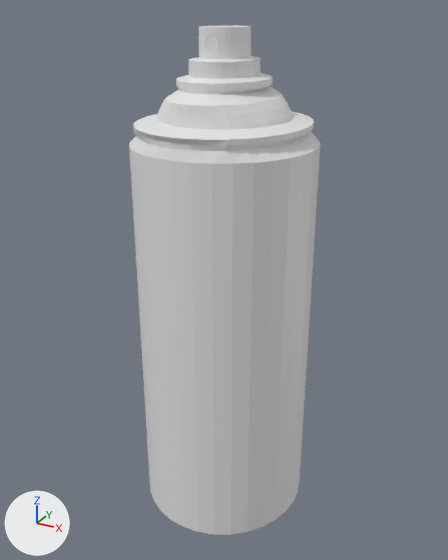
The Blender file ChristmasTreeGame/Assets/Liam's Stuff/Spray can.blend as it was, and as the next commit left it.
Rendered twice from a 50 mm lens placed at (2.185, -4.022, 3.998), pointed at (-0.007, -0.037, 2.006). The axes (+X, +Y, +Z) are drawn at lower left. The lights are the same throughout.
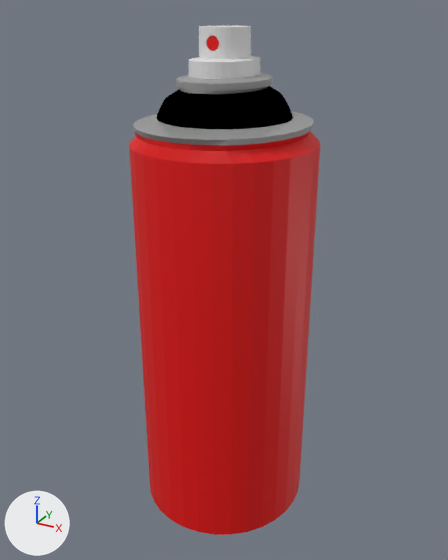
Commit message: Spray can model

Where the change shows, as pixel boxes [x1, y1, x2, y2] in the pictures (448 x 560 px):
part 1 of me_cylinder_001, built on: [206, 27, 220, 54] in both
part 2 of me_cylinder_001, recoloured (grey to red): [129, 36, 320, 535] in both
part 3 of me_cylinder_001, recoloured (white to grey): [134, 73, 314, 146] in both
part 4 of me_cylinder_001, recoloured (white to black): [157, 86, 293, 129] in both

Patch to the scene script:
```diff
--- a/ChristmasTreeGame/Assets/Liam's Stuff/Spray can.blend.py
+++ b/ChristmasTreeGame/Assets/Liam's Stuff/Spray can.blend.py
@@ mat_material_003 @@
+mat_material_003 = principled_material('Material.003')
+mat_material_003.base_color = (0.8, 0.8, 0.8)  # white #e7e7e7
@@ mat_material_001 @@
+mat_material_001 = principled_material('Material.001')
+mat_material_001.base_color = (0.333, 0.333, 0.333)  # grey #9c9c9c
+mat_material_001.roughness = 0.0
+mat_material_001.specular_ior_level = 0.205
@@ mat_material_002 @@
+mat_material_002 = principled_material('Material.002')
+mat_material_002.base_color = (0.0, 0.0, 0.0)  # black #000000
+mat_material_002.roughness = 0.441
+mat_material_002.specular_ior_level = 0.0
@@ mat_material @@
+mat_material = principled_material('Material')
+mat_material.base_color = (0.8, 0.0, 0.0)  # red #e70000
@@ me_cylinder_001 @@
 # used by ob_cylinder_001; location = (0.022, -0.243, 3.783); rotation_euler = (1.571, 0.0, 0.0), in degrees (90, 0, 0); scale = (0.0448, 0.0448, 0.00129)
-me_cylinder_001.from_pydata(...)  # 822 vertices, 703 faces; spans x -16.0..15.0, y -84.0..2.0, z -696.0..398.0
+me_cylinder_001.from_pydata(...)  # 838 vertices, 712 faces; spans x -16.0..15.0, y -84.0..2.0, z -696.0..398.0
+# me_cylinder_001 part 1
+# 2 faces are deleted
+# 16 vertices are added at x 1.0, y -1.0..1.0, z -7.0..-3.0
+# 11 new faces join them, mat_material_003 (white #e7e7e7)
+# me_cylinder_001 part 2: 197 faces spanning x -16.0..15.0, y -84.0..1.0, z -696.0..398.0 switch from no material to mat_material (red #e70000)
+# me_cylinder_001 part 3: 192 faces spanning x -14.0..14.0, y -13.0..-5.0, z -696.0..398.0 switch from no material to mat_material_001 (grey #9c9c9c)
+# me_cylinder_001 part 4: 128 faces spanning x -11.0..10.0, y -11.0..-7.0, z -538.0..240.0 switch from no material to mat_material_002 (black #000000)
+me_cylinder_001.materials.append(mat_material_003)  # white #e7e7e7
```
